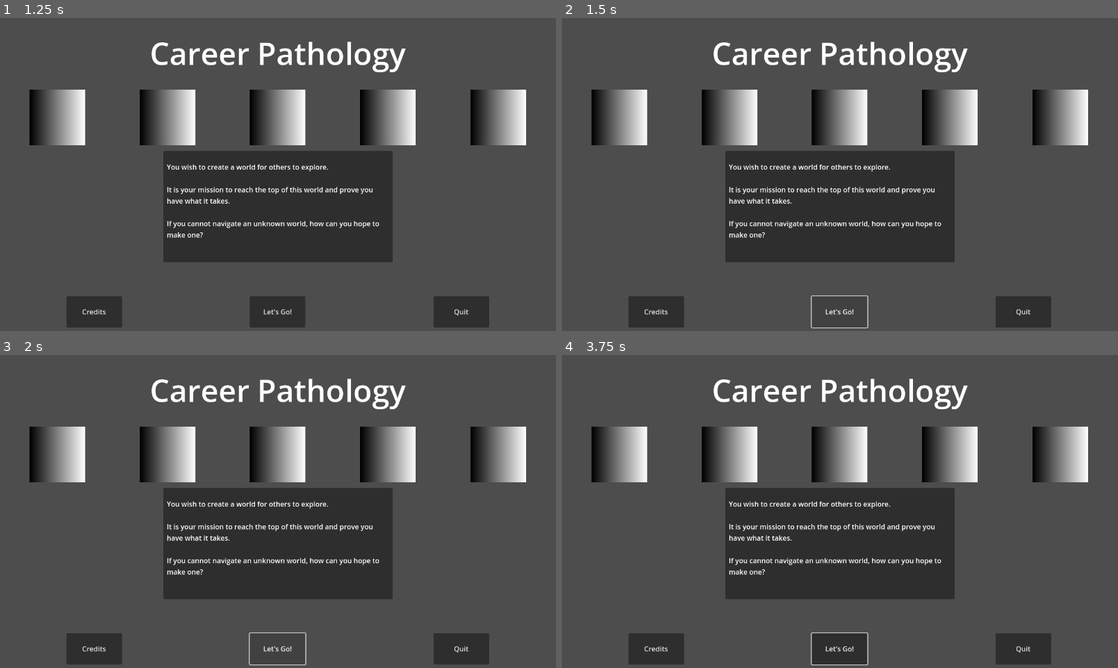
Above: before the commit, frames 1-4 (two rows, left to right).
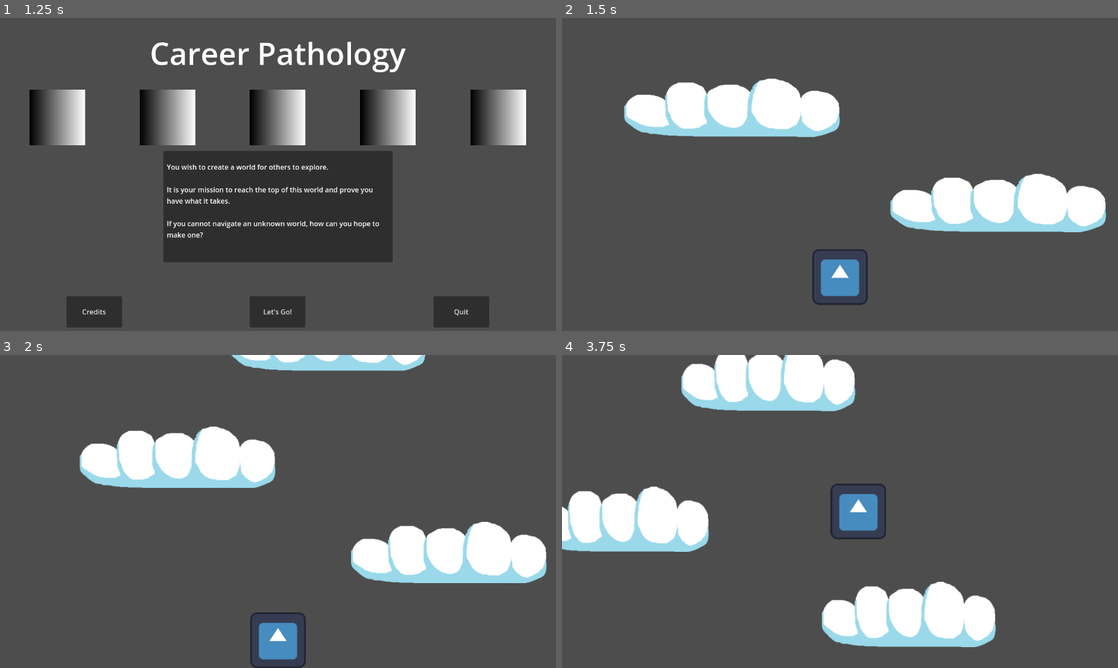
Above: after the commit, the same moments.

Repository: nebunez/career-pathology
Game: Godot game, scene res://main.tscn
Same seed, same stepped clock (60 frames per second), same inputs: the game is played once before the commit and once after it. The engine's default icon, where the game draws it, is replaced by a stand-in: a white triangle on a blue panel in a dark square.
Inputs (mouse positions are in pixels of both pictures, inside the frame that each line leads up to):
- Up to frame 1 (1.25 s): click (55, 118) at 0.5 s
- Up to frame 2 (1.5 s): click "Let's Go!" at 1.25 s
- Up to frame 3 (2 s): no input
- Up to frame 4 (3.75 s): click (840, 649) at 2 s, where only the run before the commit has a clickable "Let's Go!"; move the mouse to (962, 495) at 2.77 s; press the mouse at (962, 495) at 2.78 s; hold D (move_right) 2.78-3.53 s; tap Space (jump) at 3.02 s; move the mouse to (728, 527) at 3.52 s; release the mouse at (728, 527) at 3.53 s; hold A (move_left) from 3.53 s (still down); click (728, 527) at 3.6 s

Frame 1 is identical in both runs. In frame 2, 34% of the frame differs, in the area x 5-98%, y 7-100%; in frame 3, 36%; in frame 4, 39%, in the area x 0-95%, y 0-100%.

Commit message:
Main Menu starts game now

Diff:
--- /dev/null
+++ b/fs-hof-2025---team-7/event_bus.gd
@@ -0,0 +1,3 @@
+extends Node
+
+signal start_game
--- a/fs-hof-2025---team-7/main.gd
+++ b/fs-hof-2025---team-7/main.gd
@@ -1,2 +1,26 @@
 class_name Main
 extends Node
+
+@export var game_scene: PackedScene
+
+@onready var _menu: Control = %Menu
+
+# Overrides
+########################################
+
+
+func _ready() -> void:
+	EventBus.start_game.connect(_on_start_game)
+
+
+# Methods
+########################################
+
+# Signal Connections
+####################
+
+
+func _on_start_game() -> void:
+	var game = game_scene.instantiate()
+	self.add_child(game)
+	_menu.visible = false
--- a/fs-hof-2025---team-7/main.tscn
+++ b/fs-hof-2025---team-7/main.tscn
@@ -1,9 +1,12 @@
-[gd_scene load_steps=3 format=3 uid="uid://cbnr3dtavyfej"]
+[gd_scene load_steps=4 format=3 uid="uid://cbnr3dtavyfej"]
 
 [ext_resource type="Script" uid="uid://cxwecpdw3m8gd" path="res://main.gd" id="1_ig7tw"]
 [ext_resource type="PackedScene" uid="uid://64n7fn525aop" path="res://menu.tscn" id="2_h2yge"]
+[ext_resource type="PackedScene" uid="uid://cniwlsibop00s" path="res://prototype_pc.tscn" id="3_1bvp3"]
 
 [node name="Main" type="Node"]
 script = ExtResource("1_ig7tw")
+game_scene = ExtResource("3_1bvp3")
 
 [node name="Menu" parent="." instance=ExtResource("2_h2yge")]
+unique_name_in_owner = true
--- a/fs-hof-2025---team-7/menu.gd
+++ b/fs-hof-2025---team-7/menu.gd
@@ -12,5 +12,9 @@
 	_credits.visible = false
 
 
+func _on_start_game_button_up() -> void:
+	EventBus.start_game.emit()
+
+
 func _on_quit_button_up() -> void:
 	get_tree().root.propagate_notification(NOTIFICATION_WM_CLOSE_REQUEST)
--- a/fs-hof-2025---team-7/menu.tscn
+++ b/fs-hof-2025---team-7/menu.tscn
@@ -232,5 +232,6 @@
 [connection signal="button_up" from="MarginContainer/MainMenu/PathButtonsContainer/BusinessPath" to="MarginContainer/MainMenu" method="_on_business_path_button_up"]
 [connection signal="button_up" from="MarginContainer/MainMenu/PathButtonsContainer/MusicPath" to="MarginContainer/MainMenu" method="_on_music_path_button_up"]
 [connection signal="button_up" from="MarginContainer/MainMenu/MenuButtonsContainer/ShowCredits" to="." method="_on_show_credits_button_up"]
+[connection signal="button_up" from="MarginContainer/MainMenu/MenuButtonsContainer/StartGame" to="." method="_on_start_game_button_up"]
 [connection signal="button_up" from="MarginContainer/MainMenu/MenuButtonsContainer/Quit" to="." method="_on_quit_button_up"]
 [connection signal="button_up" from="MarginContainer/Credits/CreditsModal/CreditsBack" to="." method="_on_credits_back_button_up"]
--- a/fs-hof-2025---team-7/project.godot
+++ b/fs-hof-2025---team-7/project.godot
@@ -14,6 +14,10 @@
 run/main_scene="uid://cbnr3dtavyfej"
 config/features=PackedStringArray("4.4", "GL Compatibility")
 config/icon="res://icon.svg"
+
+[autoload]
+
+EventBus="*res://event_bus.gd"
 
 [display]
 
Not shown, added: fs-hof-2025---team-7/event_bus.gd.uid
